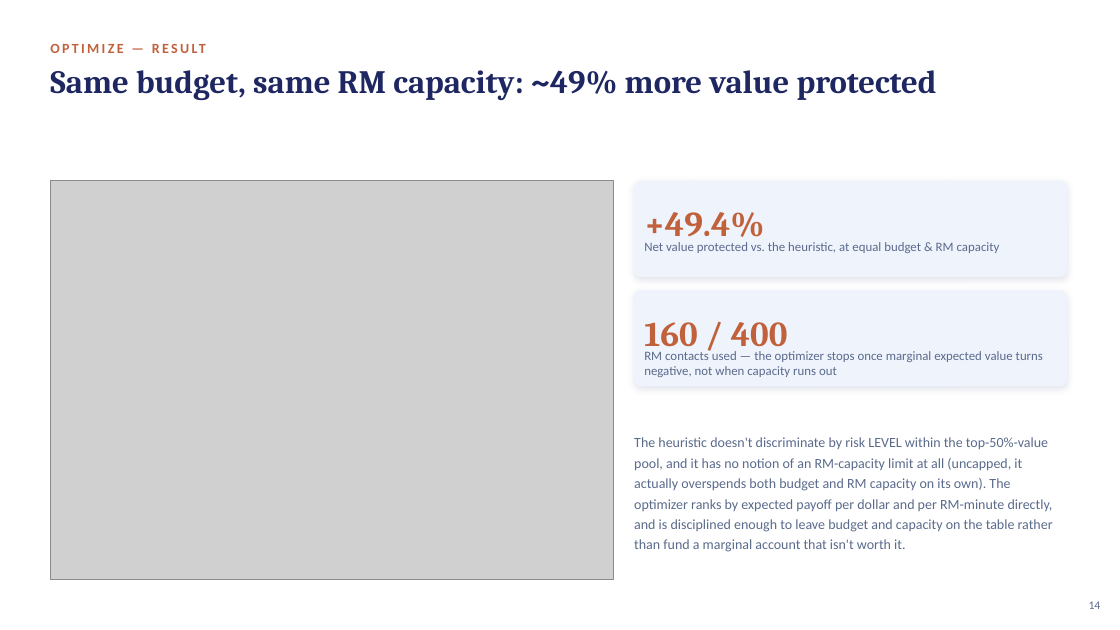
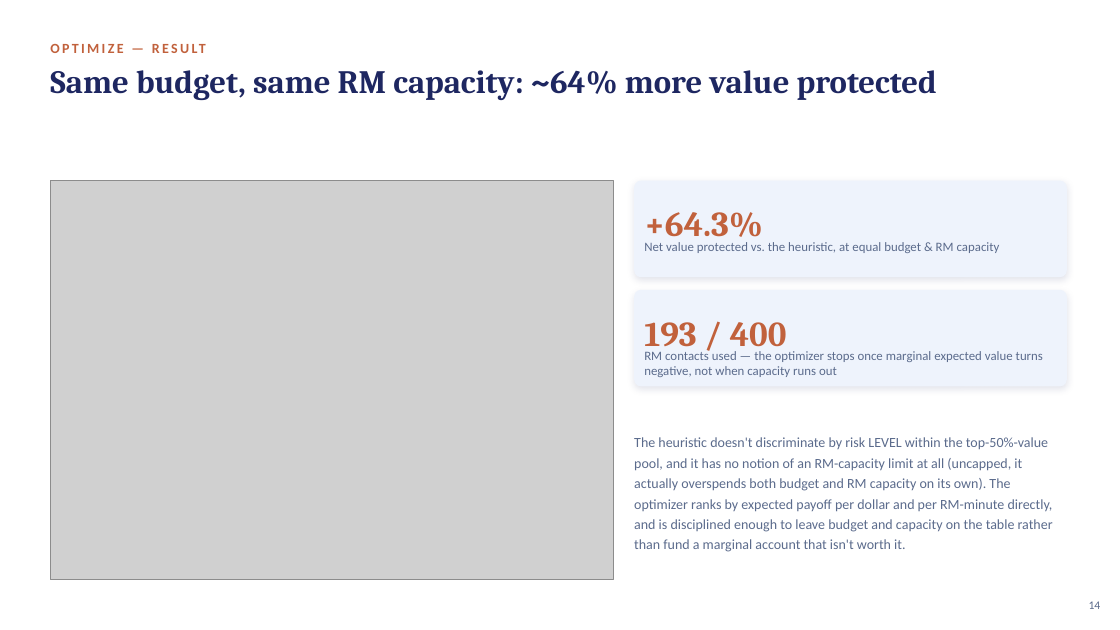
Before and after one commit to crystal1361/DDA-Retention, a slide deck: slide 14 of deck/vanguard_dda_deck.pptx. Drawn at 1120x630 pixels with LibreOffice and Linux fonts; fonts in the diff are those of the drawing; grey boxes stand for pictures. Boxes give left, top, right and bottom in pixels: in the first picture for what was removed or moved away, otherwise in the second. Text is boxed around its words. In the diff, an @@ line names an element or a change of style, - is before the commit and + after.

```diff
--- a/deck/vanguard_dda_deck.pptx
+++ b/deck/vanguard_dda_deck.pptx
@@ text at bbox=[50, 70, 937, 100]: text changed @@
-Same budget, same RM capacity: ~49% more value protected
+Same budget, same RM capacity: ~64% more value protected
@@ text at bbox=[644, 212, 763, 244]: text changed @@
-+49.4%
++64.3%
@@ text at bbox=[644, 322, 787, 353]: text changed @@
-160 / 400
+193 / 400
```
Also in this commit, not shown: 2 other slides changed, 4 other files.
